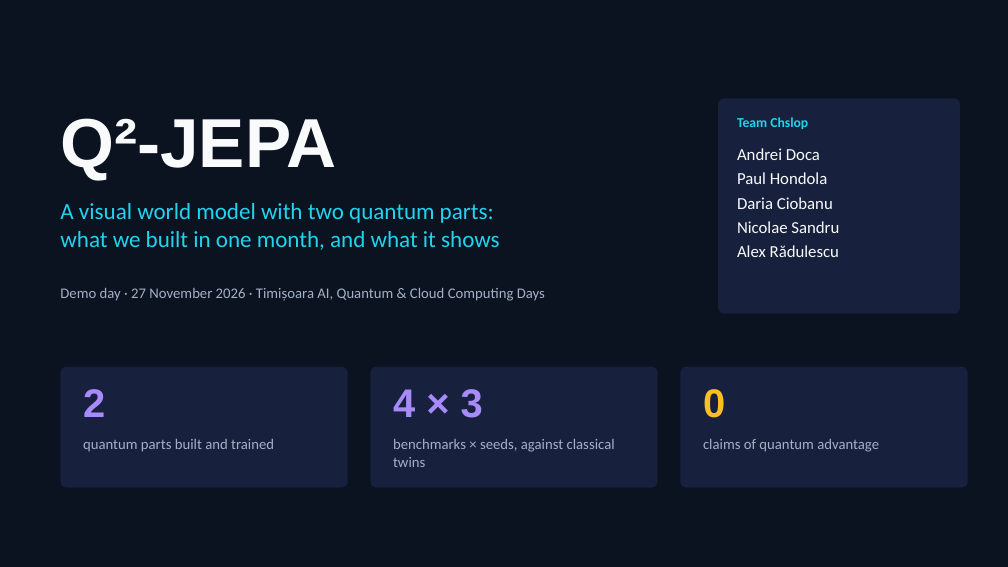
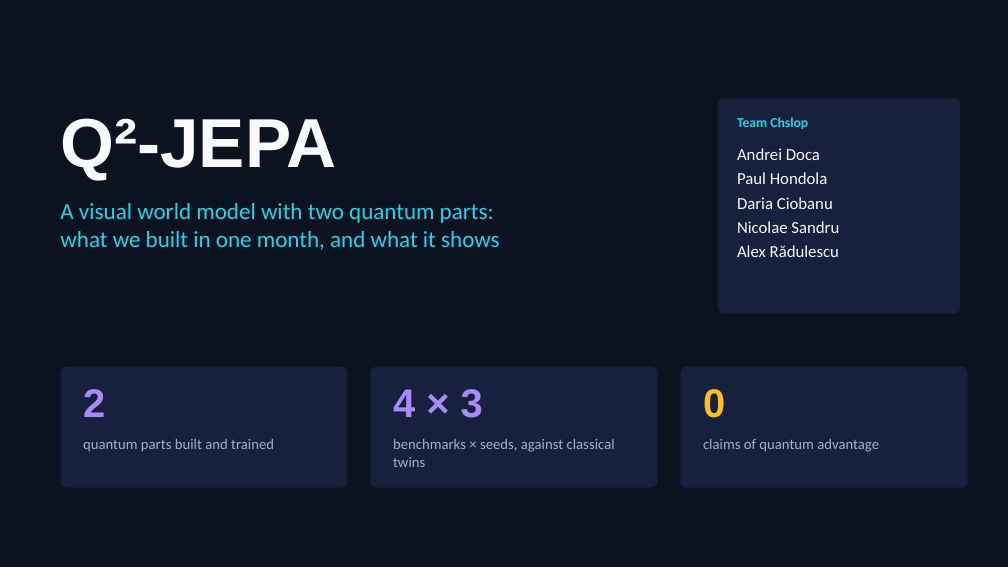
Before and after one commit to Brigada-Inginerilor-Amarati/Q2-JEPA, a slide deck: slide 1 of presentation/Q2-JEPA-demo-day.pptx. Drawn at 1008x567 pixels with LibreOffice and Linux fonts; fonts in the diff are those of the drawing. Boxes give left, top, right and bottom in pixels: in the first picture for what was removed or moved away, otherwise in the second. Text is boxed around its words. In the diff, an @@ line names an element or a change of style, - is before the commit and + after.

```diff
--- a/presentation/Q2-JEPA-demo-day.pptx
+++ b/presentation/Q2-JEPA-demo-day.pptx
@@ text removed at (60, 288, 545, 301) @@
-Demo day · 27 November 2026 · Timișoara AI, Quantum & Cloud Computing Days
```
Also in this commit, not shown: 6 other slides changed, 3 slides added, 1 slide removed.
